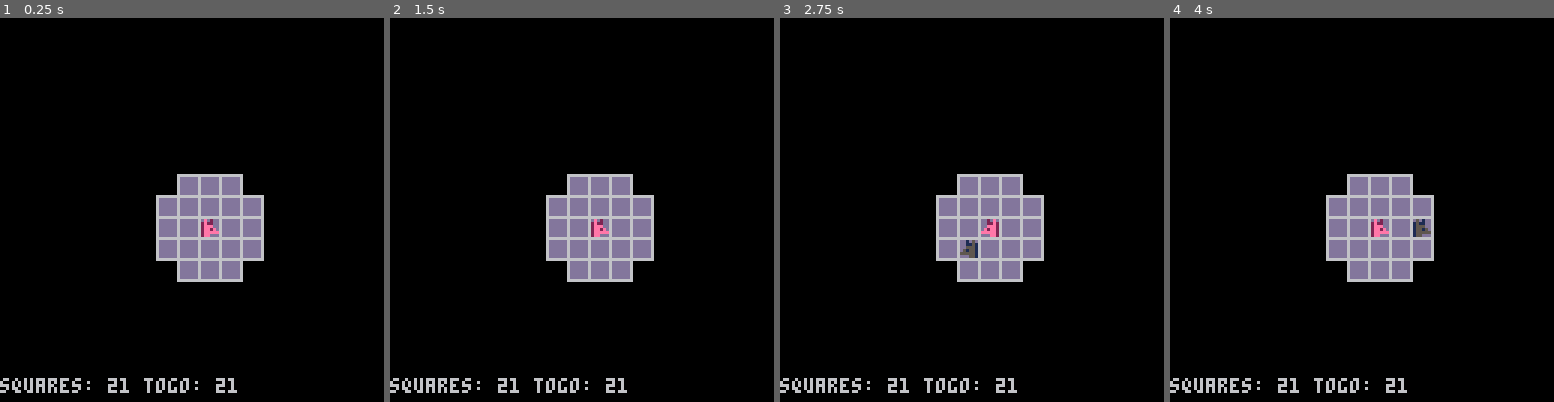
Above: before the commit, frames 1-4 (left to right).
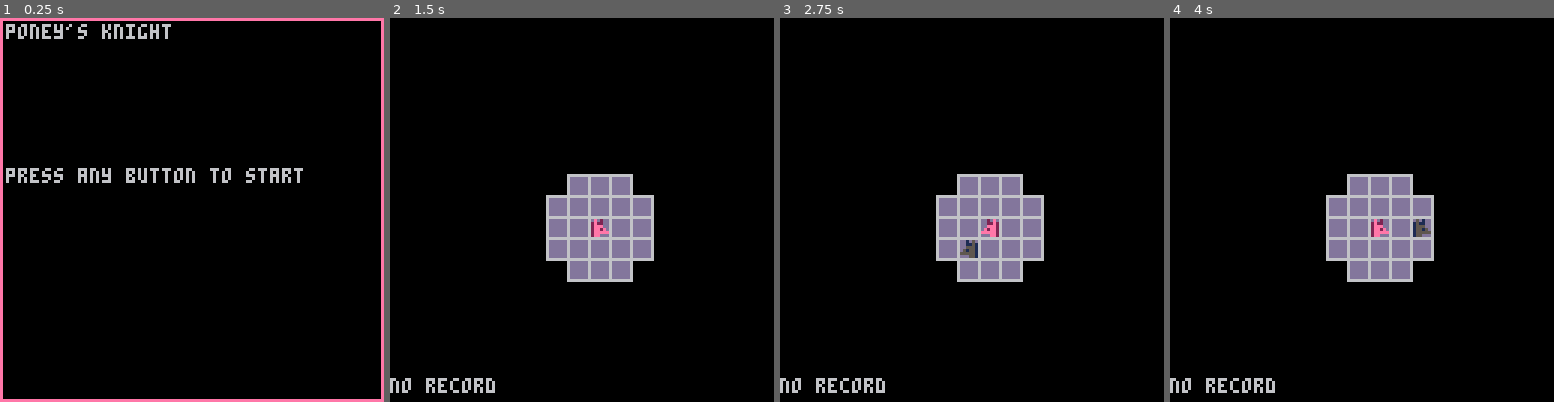
Above: after the commit, the same moments.

Repository: fbarreta/knight
Game: PICO-8 cartridge knight.p8
Two runs of this game, one before a commit and one after it. Both use one fixed random seed, a clock stepped at 60 frames per second and the inputs below.
Inputs:
- Up to frame 1 (0.25 s): no input
- Up to frame 2 (1.5 s): tap O (Z key) at 0.33, 0.7, 1.43 s; tap X (X key) at 1.07 s
- Up to frame 3 (2.75 s): hold Left 1.97-2.37 s; tap X (X key) at 2.07, 2.4, 2.73 s; tap O (Z key) at 2.22 s; hold Down from 2.42 s (still down)
- Up to frame 4 (4 s): release Down at 2.82 s; hold Right 2.87-3.53 s; tap X (X key) at 3.07, 3.4, 3.73 s; tap O (Z key) at 3.1, 3.98 s; hold Up from 3.58 s (still down)

The runs differ from the first frame. In frame 1, 12% of the frame differs, in the area x 0-100%, y 0-100%; in frame 2, 0.8%; in frame 3, 0.8%; in frame 4, 0.8%.

Commit message:
Add files via upload

Diff:
--- a/knight.p8
+++ b/knight.p8
@@ -149,6 +149,7 @@
 
 squares = 0
 togo = 0
+moves = 0
 
 space = {
 	x = 0,
@@ -157,30 +158,92 @@
 
 fl = false
 
-level = 1
-
-message = "test"
+level = 0
+
+loading = true
 -->8
 function _init()
-	startlevel()
+	//startlevel()
+	//startgame()
 end
 
 function _update()
-	setmove()
-	moveplayer()
-	checklevel()
+	checkscreen()
+	levelupdate()
 end
 
 function _draw()
  cls()
- drawgrid()
- drawshadow(s.x,s.y)
- drawplayer(p.x,p.y)
+ checklevel()
+ splashscreen()
+ drawlevel()
  //testmove()
  debug(0, 120)
 end
 
+function levelupdate()
+	if (level > 0 and loading == false) then
+		setmove()
+		moveplayer()
+	end
+end
+
+function drawlevel()
+	if (level > 0 and loading == false) then
+		drawgrid()
+	 drawshadow(s.x,s.y)
+	 drawplayer(p.x,p.y)
+	end
+end
+
 -->8
+function splashscreen()
+	if (loading == false) then return end
+	if (level == 0) then
+		print("poney's knight",2,2)
+		print("press any button to start",2,50)
+	else
+		print("level "..(level).. " complete !",2,2)
+		print("press any button to start level ",2,50)
+	end
+	drawcanvas()
+end
+
+function drawcanvas()
+	local x = 0
+	local y = 0
+	for j = 0, 15 do
+		for i = 0, 15 do
+			if (i == 0) then
+				if (j == 0) then
+					spr(64,x,y)
+				elseif (j == 15) then
+					spr(96,x,y)
+				else
+					spr(80,x,y)
+				end
+			elseif (i == 15) then
+				if (j == 0) then
+					spr(66,x,y)
+				elseif (j == 15) then
+					spr(98,x,y)
+				else
+					spr(82,x,y)
+				end
+			else
+				if (j == 0) then
+					spr(65,x,y)
+				elseif (j == 15) then
+					spr(97,x,y)
+				end
+			end
+			x += 8
+		end
+		y += 8
+		x = 0
+	end
+end
+
 function drawgrid()
 	local g = levels[level].grid
 	for j = 0, g.r -1 do
@@ -209,6 +272,18 @@
 	spr(21,space.x+(x*7),space.y+(y*7),1,1,fl)
 end
 -->8
+function checkscreen()
+	if (loading) then
+		if (btnp(5) or btnp(4)) then
+			levelup()
+			music(00)
+		end
+	end
+	if (btnp(5) and btnp(4)) then
+		loading = true
+	end
+end
+
 function moveplayer()
 	if btnp(0) then
 		fl = true
@@ -237,10 +312,6 @@
 			sfx(0)
 		end
 	end
-	if (btnp(5) and btnp(4)) then
-		level += 1
-		startlevel()
-	end
 end
 
 function moveto(x,y)
@@ -249,6 +320,7 @@
 	if (mtx[s.x][s.y] > 0) then
 		mtx[s.x][s.y] = 0
 		togo -= 1
+		moves += 1
 	end
 end
 
@@ -345,8 +417,10 @@
 end
 -->8
 function startlevel()
-	if (level == #levels) then
-		level = 1
+	if (level > #levels) then
+		level = 0
+		loading = true
+		return
 	end
 	local g = levels[level].grid
 	local i = levels[level].ini
@@ -364,8 +438,8 @@
 
 function checklevel()
 	if (togo == 0) then
-		level += 1
-		startlevel()
+		loading = true
+		music(-1)
 	end
 end
 
@@ -385,9 +459,29 @@
 	end
 end
 
+function levelup()
+	if (level != 0) then
+	 setrecord()
+	end
+	loading = false
+	level += 1
+	moves = 0
+	startlevel()
+end
+
+function setrecord()
+	local l = levels[level]
+	l.record = moves
+end
+
 function debug(x,y)
-	str = "squares: " .. tostr(squares)
-	.. " togo: " .. tostr(togo) .. "\n"
+	if (level == 0) then return end
+	local l = levels[level]
+	str = "no record"
+	if (l.record != nil) then
+		str = "record: " .. l.record
+	end
+	// " of " .. #levels .."\n"
 	print(str,x,y)
 end
 
Not shown, changed: 40 lines of the sprite sheet (__gfx__) section of knight.p8
Not shown, changed: the music (__music__) section of knight.p8
Not shown, changed: the sound effects (__sfx__) section of knight.p8
